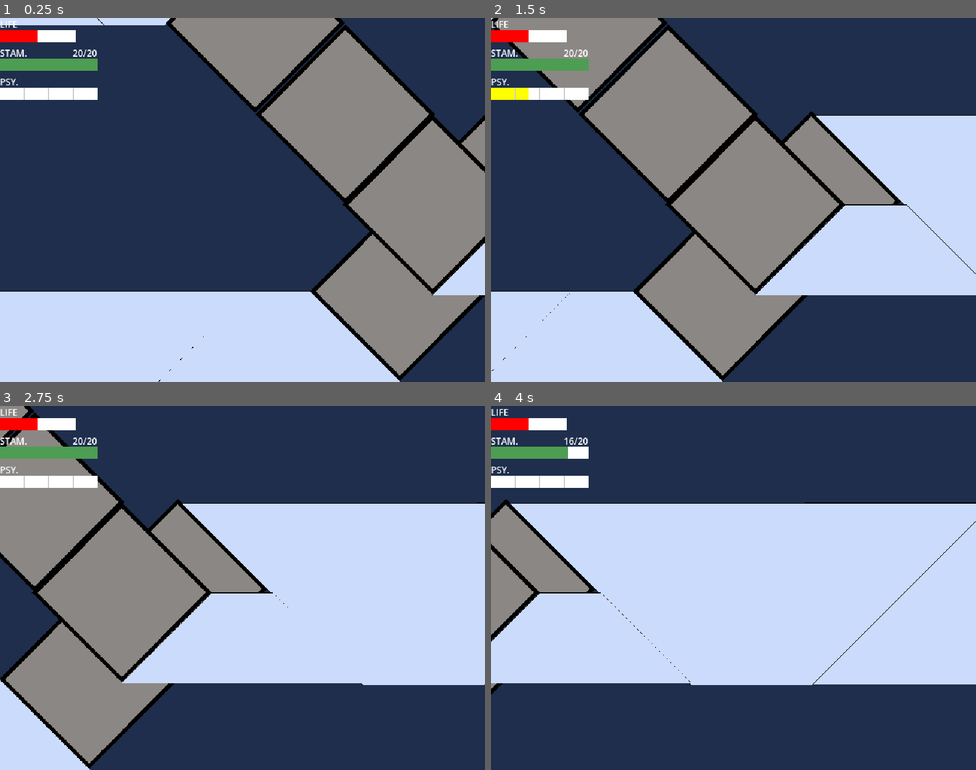
Above: before the commit, frames 1-4 (two rows, left to right).
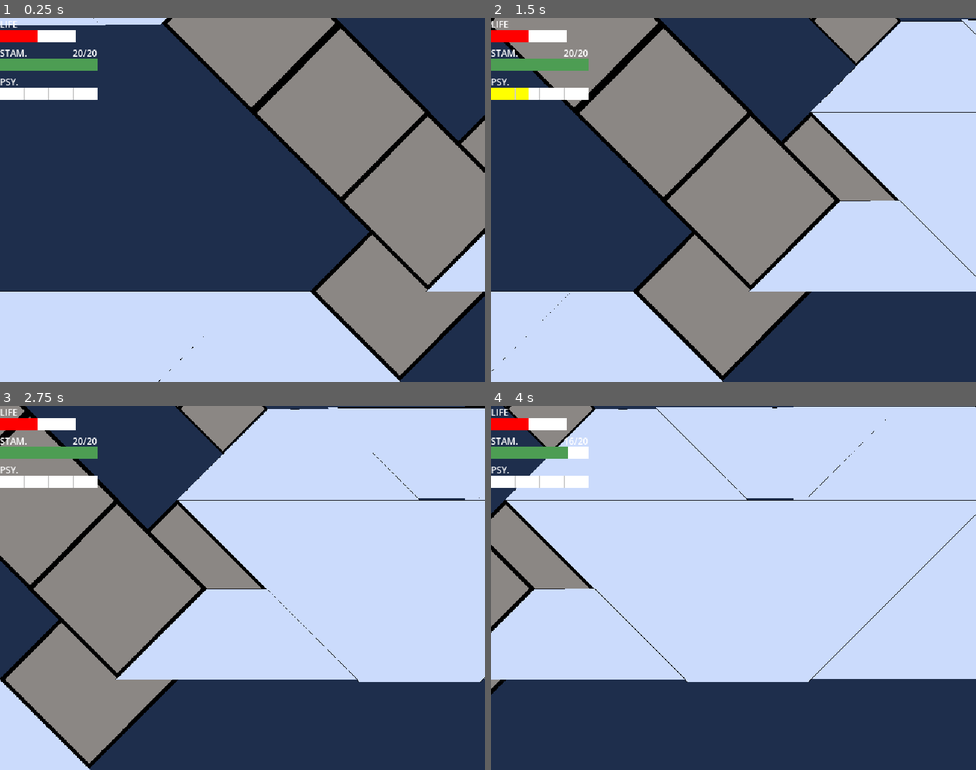
Above: after the commit, the same moments.

Repository: WarrenWarrens/CC
Game: Godot game, scene res://Scenes/WorldFour.tscn
Same seed, same stepped clock (60 frames per second), same inputs: the game is played once before the commit and once after it. This scene is started directly instead of the project's main scene.
Inputs (mouse positions are in pixels of both pictures, inside the frame that each line leads up to):
- Up to frame 1 (0.25 s): no input
- Up to frame 2 (1.5 s): tap Enter (ui_accept) at 0.5, 0.77 s; move the mouse to (840, 181) at 0.52 s; hold D (right) 0.53-1.28 s; tap Q (dodge) at 0.6 s; move the mouse to (636, 218) at 1.27 s; hold S (down) from 1.28 s (still down); tap E (guard) at 1.35 s
- Up to frame 3 (2.75 s): tap Enter (ui_accept) at 1.52 s; move the mouse to (291, 507) at 2.02 s; release S (down) at 2.03 s; hold D (right) from 2.03 s (still down); click (291, 507) at 2.1 s
- Up to frame 4 (4 s): move the mouse to (709, 660) at 2.77 s; release D (right) at 2.78 s; hold W (up) 2.78-3.53 s; tap Q (dodge) at 2.85 s; tap Enter (ui_accept) at 3.02, 3.77 s; move the mouse to (879, 642) at 3.52 s; hold A (left) from 3.53 s (still down); hold E (guard) from 3.53 s (still down)

The runs differ from the first frame. In frame 1, 2.9% of the frame differs, in the area x 19-100%, y 0-77%; in frame 2, 11%; in frame 3, 19%; in frame 4, 25%, in the area x 0-100%, y 0-77%.

Commit message:
Added sprites for new features

Diff:
--- a/Scenes/WorldFour.tscn
+++ b/Scenes/WorldFour.tscn
@@ -26,7 +26,8 @@
 offset = Vector2(320, 240)
 
 [node name="Sprite2D18" type="Sprite2D" parent="Ground" unique_id=971834598]
-position = Vector2(1310, -233)
+position = Vector2(1295, -480)
+scale = Vector2(1.5, 1.5)
 texture = ExtResource("3_ho1yb")
 offset = Vector2(320, 240)
 
@@ -36,6 +37,11 @@
 texture = ExtResource("3_ho1yb")
 offset = Vector2(320, 240)
 
+[node name="Sprite2D33" type="Sprite2D" parent="Ground" unique_id=871224614]
+position = Vector2(-66, -708)
+texture = ExtResource("3_ho1yb")
+offset = Vector2(320, 240)
+
 [node name="Sprite2D9" type="Sprite2D" parent="Ground" unique_id=1756850209]
 position = Vector2(1218, 587)
 scale = Vector2(0.5, 0.5)
@@ -87,44 +93,121 @@
 scale = Vector2(0.5, 0.5)
 texture = ExtResource("4_nudy2")
 
+[node name="Sprite2D23" type="Sprite2D" parent="Ground" unique_id=1808734806]
+position = Vector2(708, 587)
+texture = ExtResource("4_nudy2")
+
 [node name="Sprite2D11" type="Sprite2D" parent="Ground" unique_id=1353094899]
-position = Vector2(1240, 8)
+position = Vector2(1235, 4)
 texture = ExtResource("6_pes1b")
 
 [node name="Sprite2D16" type="Sprite2D" parent="Ground" unique_id=244789945]
-position = Vector2(449, -230)
+position = Vector2(443, -231)
+scale = Vector2(0.5, 0.5)
+texture = ExtResource("6_pes1b")
+
+[node name="Sprite2D28" type="Sprite2D" parent="Ground" unique_id=1967693920]
+position = Vector2(562, -351)
+scale = Vector2(0.5, 0.5)
+texture = ExtResource("6_pes1b")
+
+[node name="Sprite2D29" type="Sprite2D" parent="Ground" unique_id=1739861323]
+position = Vector2(677, -466)
+scale = Vector2(0.5, 0.5)
+texture = ExtResource("6_pes1b")
+
+[node name="Sprite2D35" type="Sprite2D" parent="Ground" unique_id=2001904617]
+position = Vector2(1273, -118)
+scale = Vector2(0.5, 0.5)
+texture = ExtResource("6_pes1b")
+
+[node name="Sprite2D34" type="Sprite2D" parent="Ground" unique_id=1618426984]
+position = Vector2(544, -414)
 scale = Vector2(0.5, 0.5)
 texture = ExtResource("6_pes1b")
 
 [node name="Sprite2D12" type="Sprite2D" parent="Ground" unique_id=1300705470]
 z_index = 100
-position = Vector2(1001, 126)
+position = Vector2(993, 121)
+scale = Vector2(0.5, 0.5)
+texture = ExtResource("4_nudy2")
+
+[node name="Sprite2D24" type="Sprite2D" parent="Ground" unique_id=1955460708]
+z_index = 100
+position = Vector2(1075, -116)
 scale = Vector2(0.5, 0.5)
 texture = ExtResource("4_nudy2")
 
 [node name="Sprite2D13" type="Sprite2D" parent="Ground" unique_id=1224323081]
 z_index = 100
-position = Vector2(848, 130.00002)
-scale = Vector2(0.7, 0.7)
+position = Vector2(842, 125)
+scale = Vector2(0.7, 0.7)
+texture = ExtResource("5_eaeku")
+
+[node name="Sprite2D25" type="Sprite2D" parent="Ground" unique_id=869539110]
+z_index = 100
+position = Vector2(977.99994, -114)
+scale = Vector2(0.35, 0.35)
+texture = ExtResource("5_eaeku")
+
+[node name="Sprite2D26" type="Sprite2D" parent="Ground" unique_id=274858843]
+z_index = 100
+position = Vector2(919, -173)
+scale = Vector2(0.35, 0.35)
+texture = ExtResource("5_eaeku")
+
+[node name="Sprite2D27" type="Sprite2D" parent="Ground" unique_id=1691126401]
+z_index = 100
+position = Vector2(859, -232)
+scale = Vector2(0.35, 0.35)
+texture = ExtResource("5_eaeku")
+
+[node name="Sprite2D30" type="Sprite2D" parent="Ground" unique_id=1270092048]
+z_index = 100
+position = Vector2(800, -290)
+scale = Vector2(0.35, 0.35)
+texture = ExtResource("5_eaeku")
+
+[node name="Sprite2D31" type="Sprite2D" parent="Ground" unique_id=657704157]
+z_index = 100
+position = Vector2(762.00006, -350)
+scale = Vector2(0.22447918, 0.2244792)
+texture = ExtResource("5_eaeku")
+
+[node name="Sprite2D32" type="Sprite2D" parent="Ground" unique_id=1315740411]
+z_index = 100
+position = Vector2(741.00006, -329)
+scale = Vector2(0.22447918, 0.2244792)
 texture = ExtResource("5_eaeku")
 
 [node name="Sprite2D14" type="Sprite2D" parent="Ground" unique_id=573844581]
-position = Vector2(733, 11.000008)
+position = Vector2(727, 9)
 scale = Vector2(0.7, 0.7)
 texture = ExtResource("5_eaeku")
 
 [node name="Sprite2D15" type="Sprite2D" parent="Ground" unique_id=70691001]
-position = Vector2(614, -108.99999)
+position = Vector2(609, -109)
 scale = Vector2(0.7, 0.7)
 texture = ExtResource("5_eaeku")
 
 [node name="Sprite2D19" type="Sprite2D" parent="Ground" unique_id=916251123]
-position = Vector2(1228, 649)
+position = Vector2(1239, 650)
 scale = Vector2(0.25, 0.25)
 texture = ExtResource("7_nudy2")
 
+[node name="Sprite2D21" type="Sprite2D" parent="Ground" unique_id=480014290]
+position = Vector2(1184, 664)
+scale = Vector2(0.25, 0.25)
+texture = ExtResource("7_nudy2")
+flip_h = true
+
+[node name="Sprite2D22" type="Sprite2D" parent="Ground" unique_id=1715699940]
+position = Vector2(1347, 585)
+texture = ExtResource("7_nudy2")
+flip_h = true
+
 [node name="Sprite2D20" type="Sprite2D" parent="Ground" unique_id=954387717]
-position = Vector2(1286, 590)
+position = Vector2(1299, 590)
 scale = Vector2(0.25, 0.25)
 texture = ExtResource("7_nudy2")
 
Binary file added: Assets/Hit.png
Not shown, added: Assets/Hit.png.import
Binary file added: Assets/box.png
Not shown, added: Assets/box.png.import
Binary file added: Assets/cardbox.png
Not shown, added: Assets/cardbox.png.import
Binary file added: Assets/dead.png
Not shown, added: Assets/dead.png.import
Binary file added: Assets/doorone.png
Not shown, added: Assets/doorone.png.import
Binary file added: Assets/doortwo.png
Not shown, added: Assets/doortwo.png.import
(and 4 more such lines)
